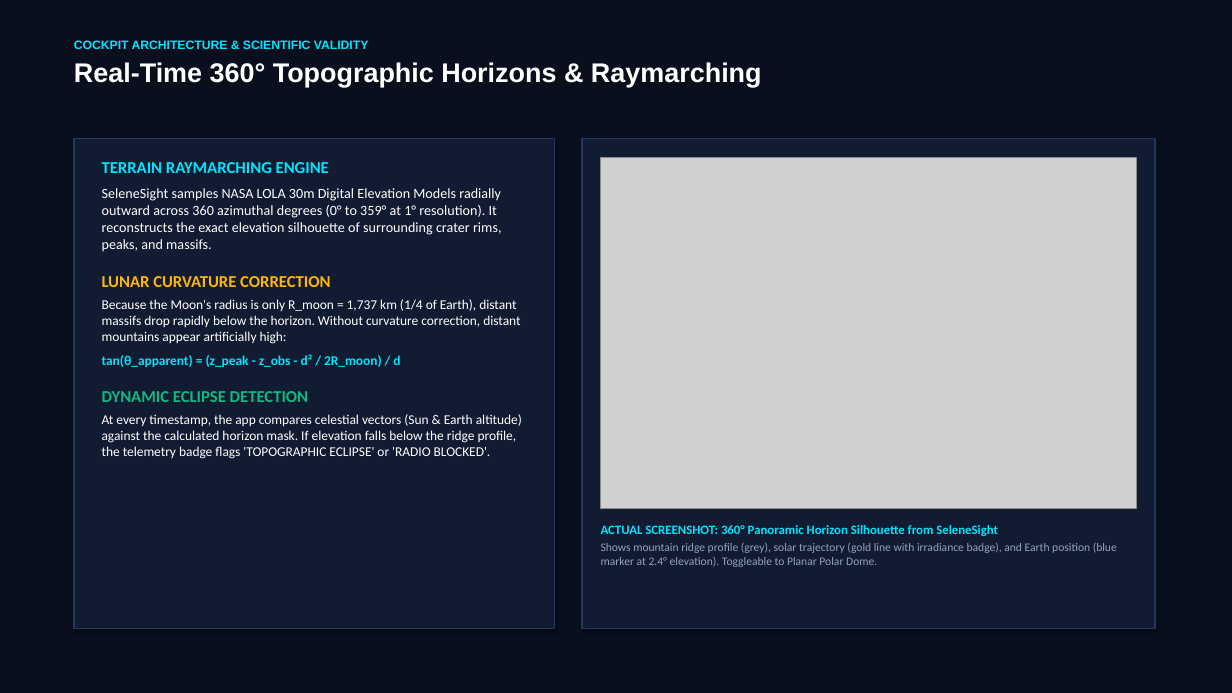
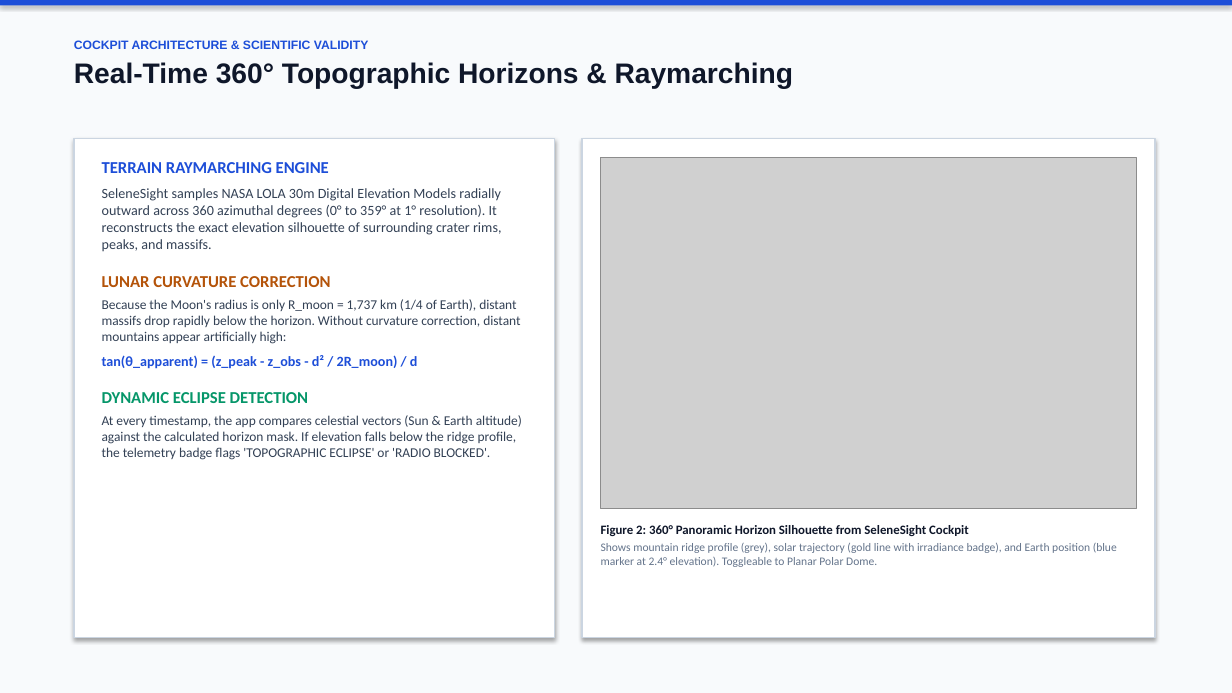
Before and after one commit to Jeffreyryan2005/SeleneSight, a slide deck: slide 3 of SeleneSight_NASA_Space_Apps_Submission.pptx. Drawn at 1232x693 pixels with LibreOffice and Linux fonts; fonts in the diff are those of the drawing; grey boxes stand for pictures. Boxes give left, top, right and bottom in pixels: in the first picture for what was removed or moved away, otherwise in the second. Text is boxed around its words. In the diff, an @@ line names an element or a change of style, - is before the commit and + after.

```diff
--- a/SeleneSight_NASA_Space_Apps_Submission.pptx
+++ b/SeleneSight_NASA_Space_Apps_Submission.pptx
@@ rectangle at [0,0,1232,693]: fill #0A0F1E to #F8FAFC @@
@@ rectangle added at [0,0,1232,6], fill #1D4ED8 @@
@@ text "COCKPIT ARCHITECTURE & SCIENTIFIC VALIDITY" at [74,40,793,89]: text colour #00E5FF to #1D4ED8 in "COCKPIT ARCHITECTURE & SCIENTIFIC VALIDITY"; size 21 to 22 pt, text colour #FFFFFF to #0F172A in "Real-Time 360° Topographic Horizons & Raymarching" @@
@@ rectangle at [74,139,555,638]: fill #111B31 to #FFFFFF; outline #23375F 1 pt to #CBD5E1 1.2 pt @@
@@ rectangle: place and size @@
-rectangle at [74,139,555,628]
+rectangle at [74,139,555,638]
@@ rectangle: place and size @@
-rectangle at [582,139,1155,628]
+rectangle at [582,139,1155,638]
@@ rectangle at [582,139,1155,638]: fill #111B31 to #FFFFFF; outline #23375F 1 pt to #CBD5E1 1.2 pt @@
@@ text "TERRAIN RAYMARCHING ENGINE" at [102,162,522,460]: text colour #00E5FF to #1D4ED8 in "TERRAIN RAYMARCHING ENGINE", "tan(θ_apparent) = (z_peak - z_obs - d² ..."; text colour #FFFFFF to #334155 in "SeleneSight samples NASA LOLA 30m Digital Elevation ...", "Because the Moon's radius is only R_moon ...", "At every timestamp, the app compares celestial ..."; text colour #FFB703 to #B45309 in "LUNAR CURVATURE CORRECTION"; size 10.5 to 11 pt in "tan(θ_apparent) = (z_peak - z_obs - d² ..."; text colour #10B981 to #059669 in "DYNAMIC ECLIPSE DETECTION" @@
@@ text at [601,525,969,536]: text changed; text colour #00E5FF to #0F172A @@
-ACTUAL SCREENSHOT: 360° Panoramic Horizon Silhouette from SeleneSight
+Figure 2: 360° Panoramic Horizon Silhouette from SeleneSight Cockpit
@@ text at [601,543,1117,567]: text colour #94A3B8 to #64748B in "Shows mountain ridge profile (grey), solar trajectory ..." @@
```
Also in this commit, not shown: 6 other slides changed, 2 other files.
